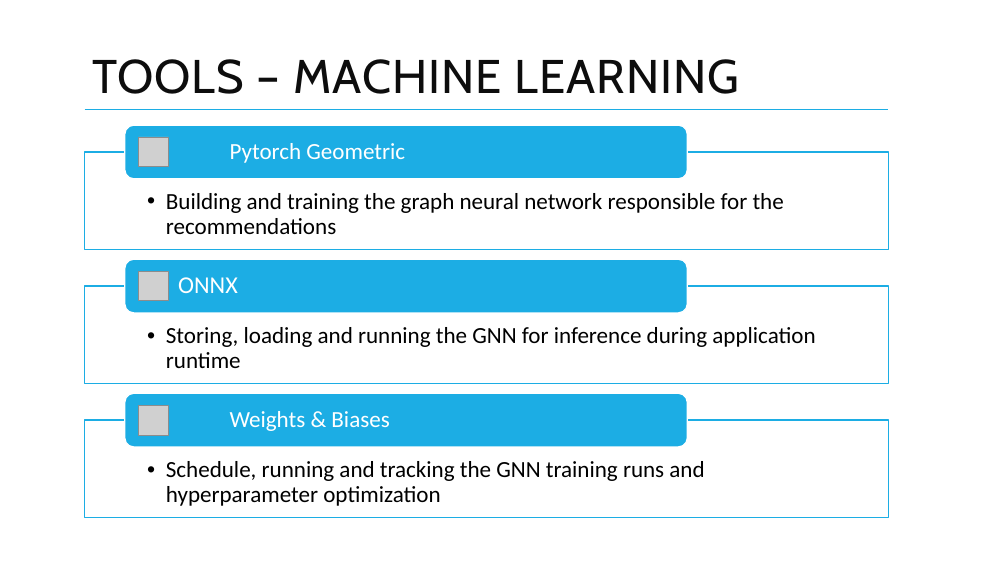
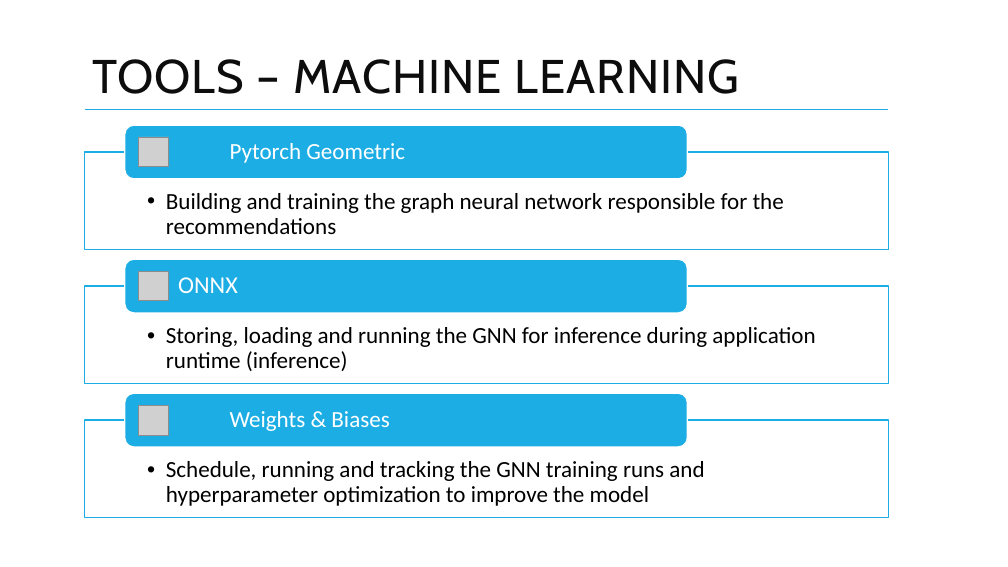
Before and after one commit to HemaNaidu91/tsm_mach_le_data, a slide deck: slide 5 of project_documents/pitch_deck_cinematch.pptx. Drawn at 1008x567 pixels with LibreOffice and Linux fonts; fonts in the diff are those of the drawing; grey boxes stand for pictures; background and template pictures are left out. Boxes give left, top, right and bottom in pixels: in the first picture for what was removed or moved away, otherwise in the second. Text is boxed around its words. In the diff, an @@ line names an element or a change of style, - is before the commit and + after.

```diff
--- a/project_documents/pitch_deck_cinematch.pptx
+++ b/project_documents/pitch_deck_cinematch.pptx
@@ text at (166, 327, 815, 371): text changed @@
-  • Storing, loading and running the GNN for inference during application runtime
+  • Storing, loading and running the GNN for inference during application runtime (inference)
@@ text at (166, 461, 704, 506): text changed @@
-  • Schedule, running and tracking the GNN training runs and hyperparameter optimization
+  • Schedule, running and tracking the GNN training runs and hyperparameter optimization to improve the model
```
Also in this commit, not shown: 1 other slide changed.
